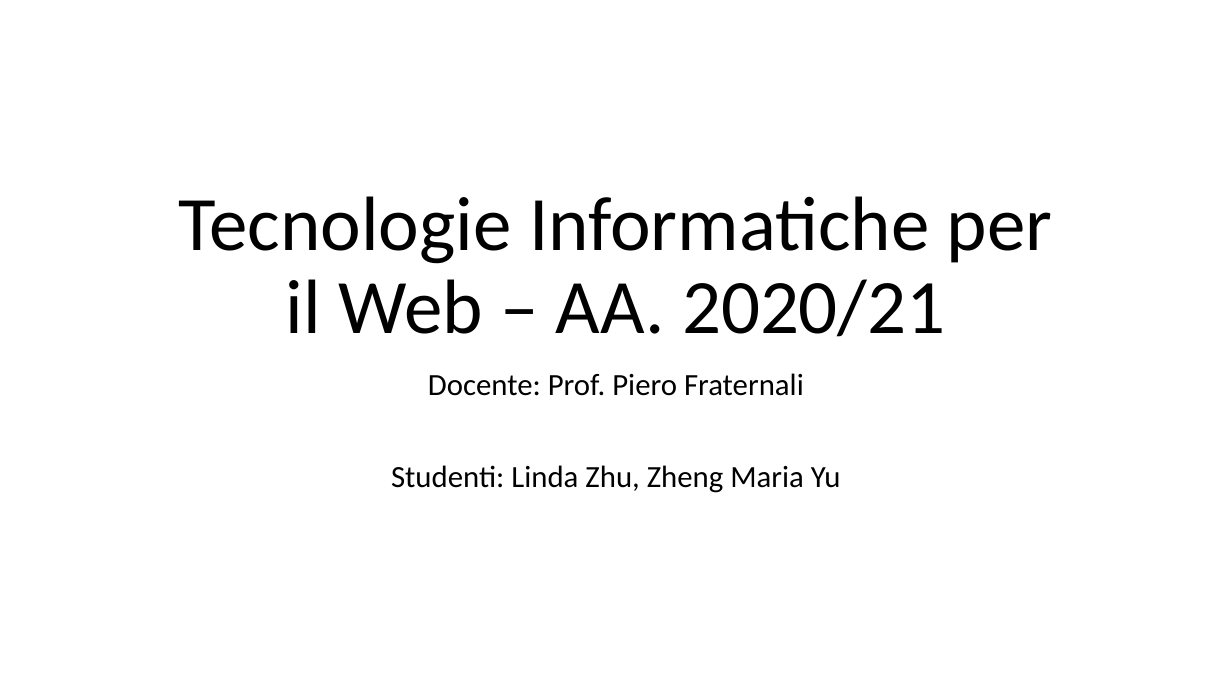
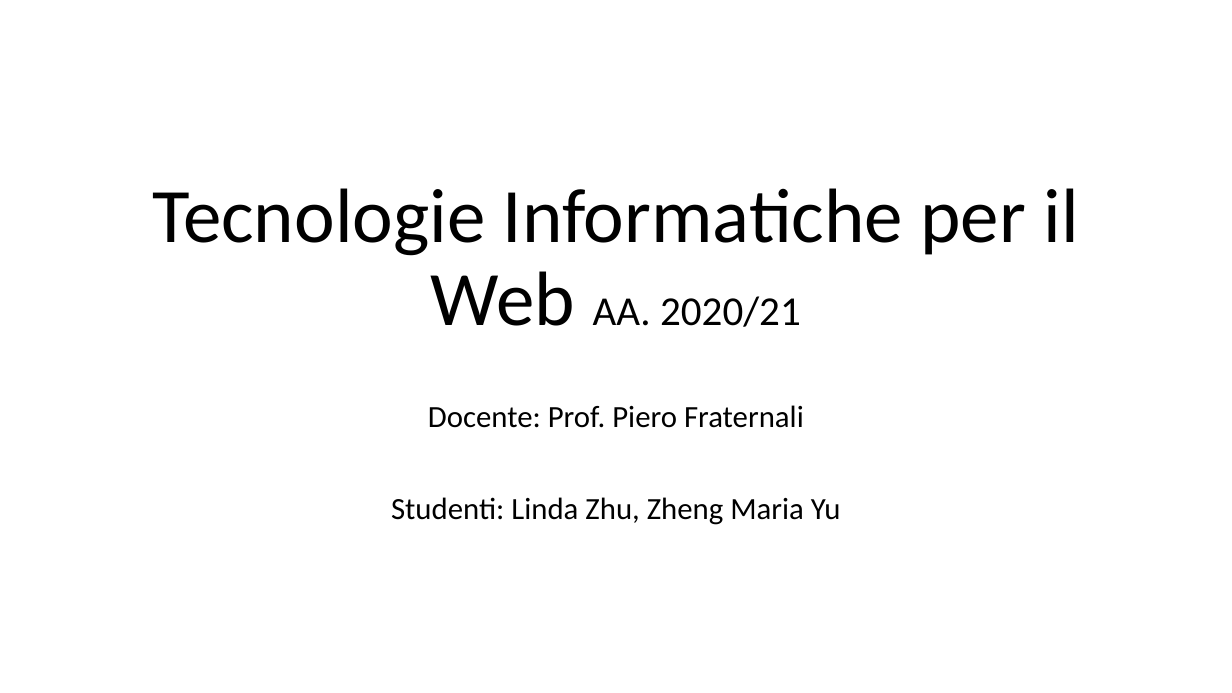
Before and after one commit to Trixyz28/TIW-ImgCatalog, a slide deck: slide 1 of Documents/TIWProject.pptx. Drawn at 1232x693 pixels with LibreOffice and Linux fonts; fonts in the diff are those of the drawing. Boxes give left, top, right and bottom in pixels: in the first picture for what was removed or moved away, otherwise in the second. Text is boxed around its words. In the diff, an @@ line names an element or a change of style, - is before the commit and + after.

```diff
--- a/Documents/TIWProject.pptx
+++ b/Documents/TIWProject.pptx
@@ title at [153,188,1078,327]: text changed @@
-Tecnologie Informatiche per il Web – AA. 2020/21
+Tecnologie Informatiche per il Web AA. 2020/21
@@ subtitle "Docente: Prof. Piero Fraternali": place and size @@
-subtitle "Docente: Prof. Piero Fraternali" at [391,373,841,493]
+subtitle "Docente: Prof. Piero Fraternali" at [391,405,841,525]
```
Also in this commit, not shown: 2 other slides changed, 2 slides added, 11 other files.
